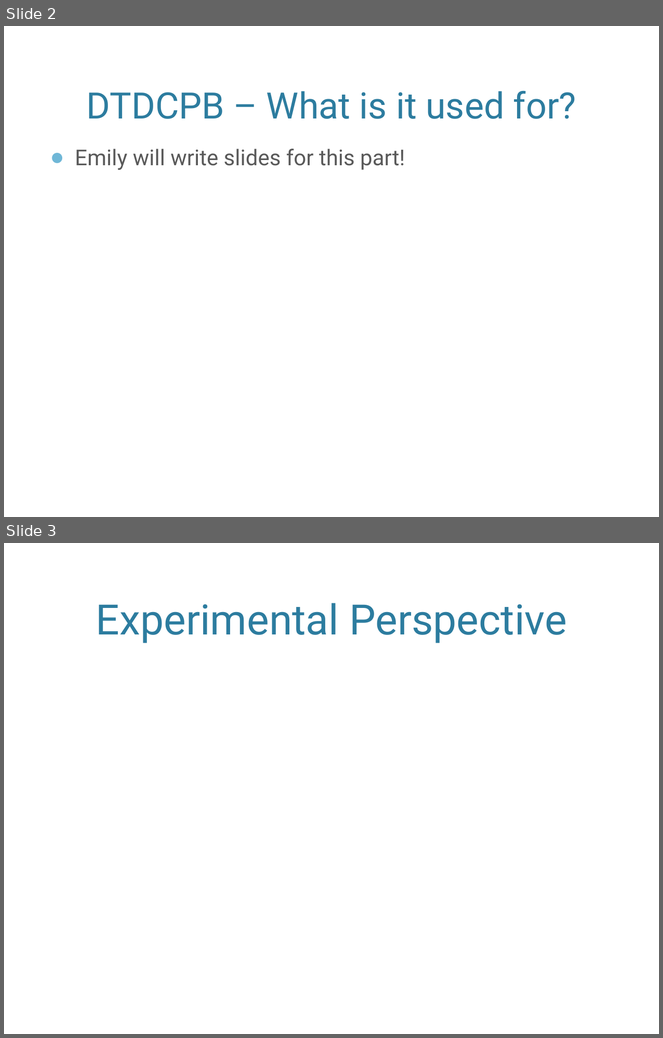
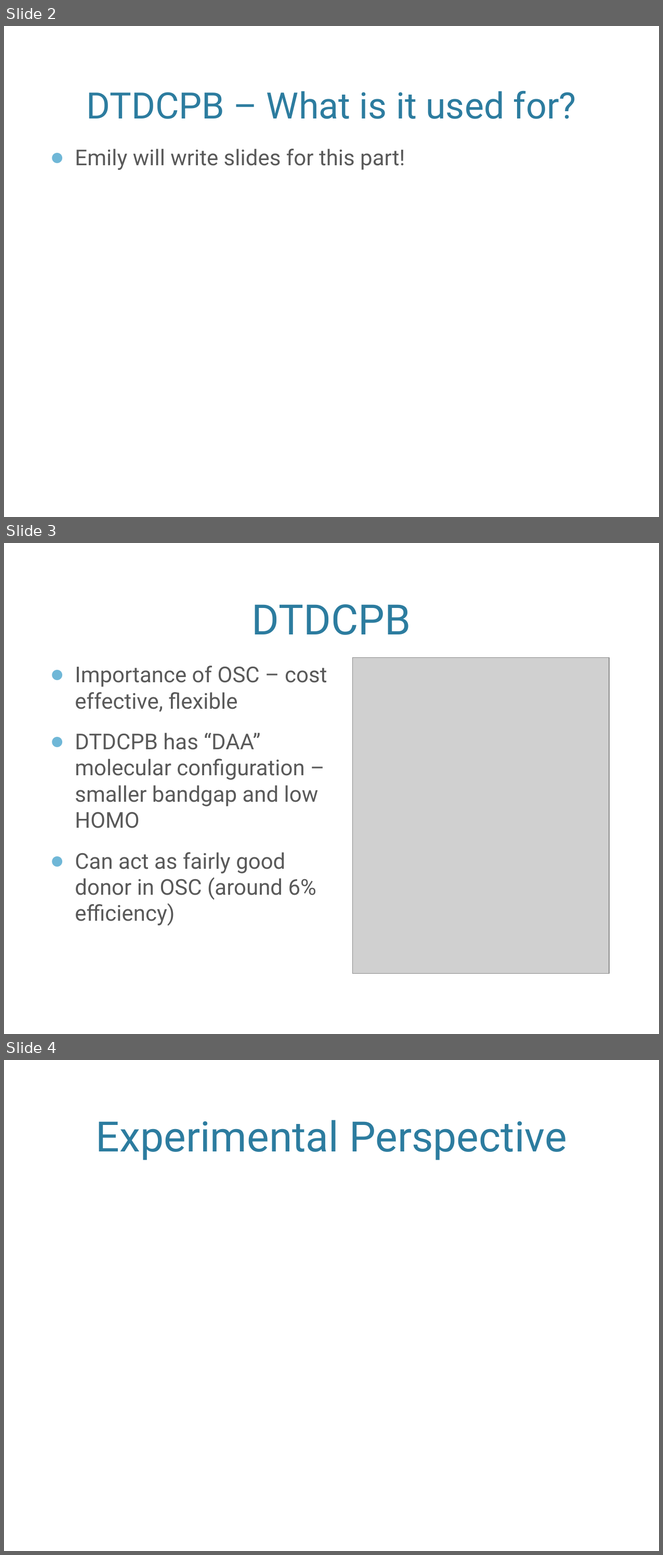
Before and after one commit to jjradler/565projectSp16, a slide deck: 565Presentation.pptx. Shown one above the other, each under a label of ours: slides 2 and 3 before the commit, slides 2, 3 and 4 after it. The pictures are 663x1038 and 663x1555 pixels, drawn with LibreOffice and Linux fonts; fonts in the diff are those of the drawing; grey boxes stand for pictures; background and template pictures are left out. Boxes give left, top, right and bottom in pixels: in the first picture for what was removed or moved away, otherwise in the second. Text is boxed around its words. In the diff, an @@ line names an element or a change of style, - is before the commit and + after.

Commit message:
added some slides and changed the title a little bit.

```diff
--- a/565Presentation.pptx
+++ b/565Presentation.pptx
@@ slide 3 added at [4,543,659,1034], background picture (left out) @@
@@ title added at [252,604,411,635], 46 pt, text #2C7C9F @@
+DTDCPB
@@ text added at [75,666,327,926], 24 pt, text #595959 @@
+● Importance of OSC – cost effective, flexible
+● DTDCPB has “DAA” molecular configuration –smaller bandgap and low HOMO
+● Can act as fairly good donor in OSC (around 6% efficiency)
@@ picture added at [352,657,609,974] @@
@@ what was slide 3 is now slide 4 @@
```
Also in this commit, not shown: 1 slide changed, 2 other slides added.
